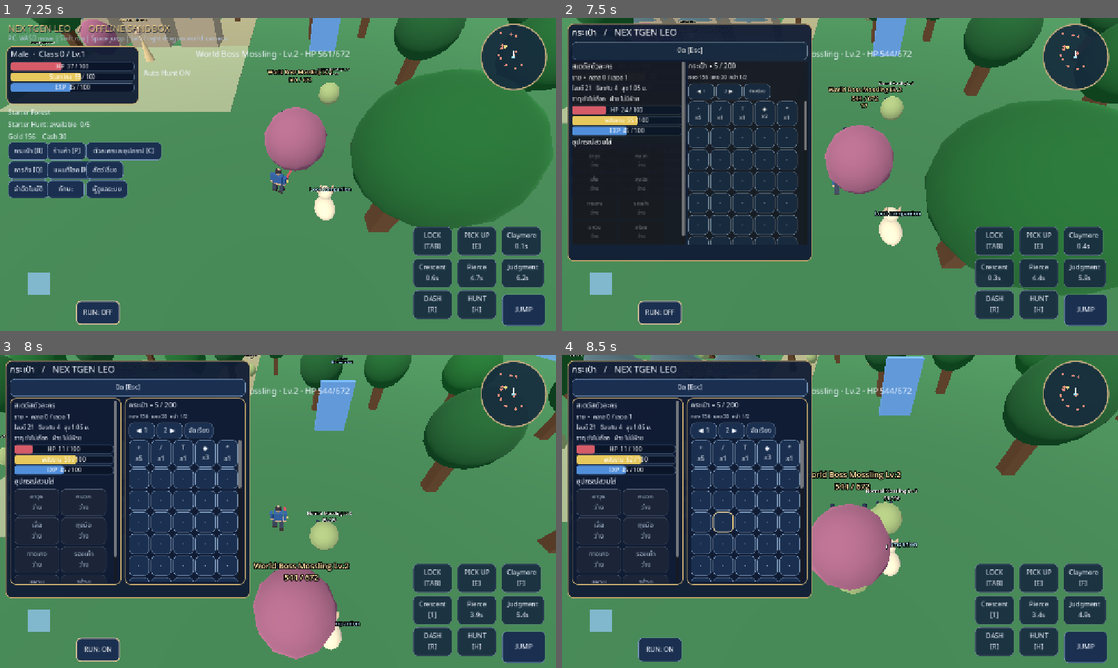
Above: before the commit, frames 1-4 (two rows, left to right).
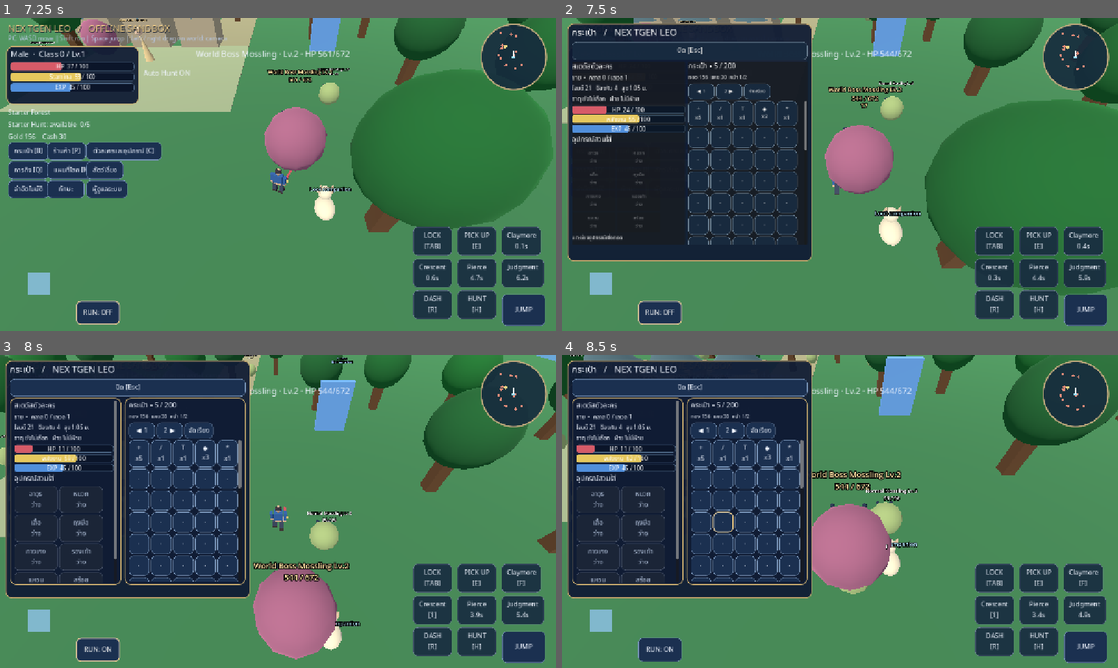
Above: after the commit, the same moments.

Repository: redfullmoon209-debug/NexTgenLeo
Game: Godot game, scene res://scenes/main.tscn
The game is run twice, just before and just after one commit, with the same random seed, the same clock (stepped at 60 frames per second) and the same inputs.
Inputs (mouse positions are in pixels of both pictures, inside the frame that each line leads up to):
- Up to frame 1 (7.25 s): click "JUMP" at 0.5 s; tap Enter at 1.25 s; move the mouse to (400, 158) at 1.27 s; hold D 1.28-2 s; tap Tab at 1.35 s; click (400, 158) at 1.42 s; tap Space at 1.52, 4.52 s; drag from (166, 190) to (250, 237) at 2.02 s; move the mouse to (333, 105) at 2.77 s; hold D 2.78-3.5 s; tap 1 at 2.85 s; drag from (250, 237) to (111, 127) at 3.52 s; move the mouse to (444, 221) at 4.27 s; hold A 4.28-5 s; tap 3 at 4.35 s; drag from (111, 127) to (194, 96) at 5.02 s; move the mouse to (305, 174) at 5.77 s; hold S 5.78-6.5 s; tap H at 5.85 s; click (305, 174) at 5.92 s; drag from (194, 96) to (166, 190) at 6.52 s
- Up to frame 2 (7.5 s): move the mouse to (962, 158) at 7.27 s; hold W from 7.28 s (still down); tap B at 7.35 s
- Up to frame 3 (8 s): keep holding W; tap Space at 7.52 s
- Up to frame 4 (8.5 s): release W at 8 s; drag from (728, 527) to (812, 574) at 8.02 s

Frame 1 is identical in both runs. In frame 2, 1.6% of the frame differs, in the area x 1-23%, y 14-72%; in frame 3, 1.7%, in the area x 2-21%, y 30-73%; in frame 4, 1.7%.

Commit message:
Fit all eight equipment slots within compact character panel

Diff:
--- a/scripts/gameplay.gd
+++ b/scripts/gameplay.gd
@@ -798,7 +798,7 @@
 
 func _bag_bar(parent: VBoxContainer, color: Color, current: float, maximum: float, title: String) -> void:
 	var bar := _bar(parent, color)
-	bar.custom_minimum_size.x = 184
+	bar.custom_minimum_size = Vector2(184, 18)
 	bar.max_value = maxf(1.0, maximum)
 	bar.value = current
 	bar.get_node("Value").text = "%s  %d / %d" % [title, int(current), int(maximum)]
@@ -809,8 +809,8 @@
 	var item: Dictionary = GameState.balance.items.get(str(equipped.get("id", "")), {})
 	var display_name := "ว่าง" if equipped.is_empty() else str(item.get("name", equipped.get("id", "")))
 	var button := _button("%s\n%s" % [title, display_name], func(): _bag_unequip(slot_id), bag_equipment_grid)
-	button.custom_minimum_size = Vector2(104, 51)
-	button.add_theme_font_size_override("font_size", 12)
+	button.custom_minimum_size = Vector2(100, 43)
+	button.add_theme_font_size_override("font_size", 11)
 	button.clip_text = true
 	button.tooltip_text = "กดถอดอุปกรณ์" if not equipped.is_empty() else "ยังไม่ได้สวมใส่"
 	button.disabled = equipped.is_empty()
